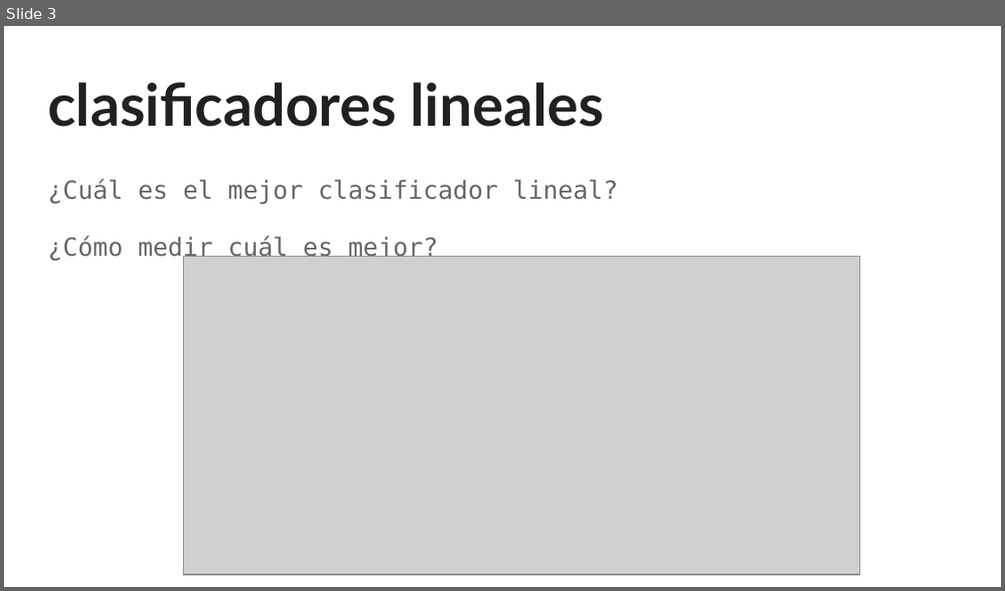
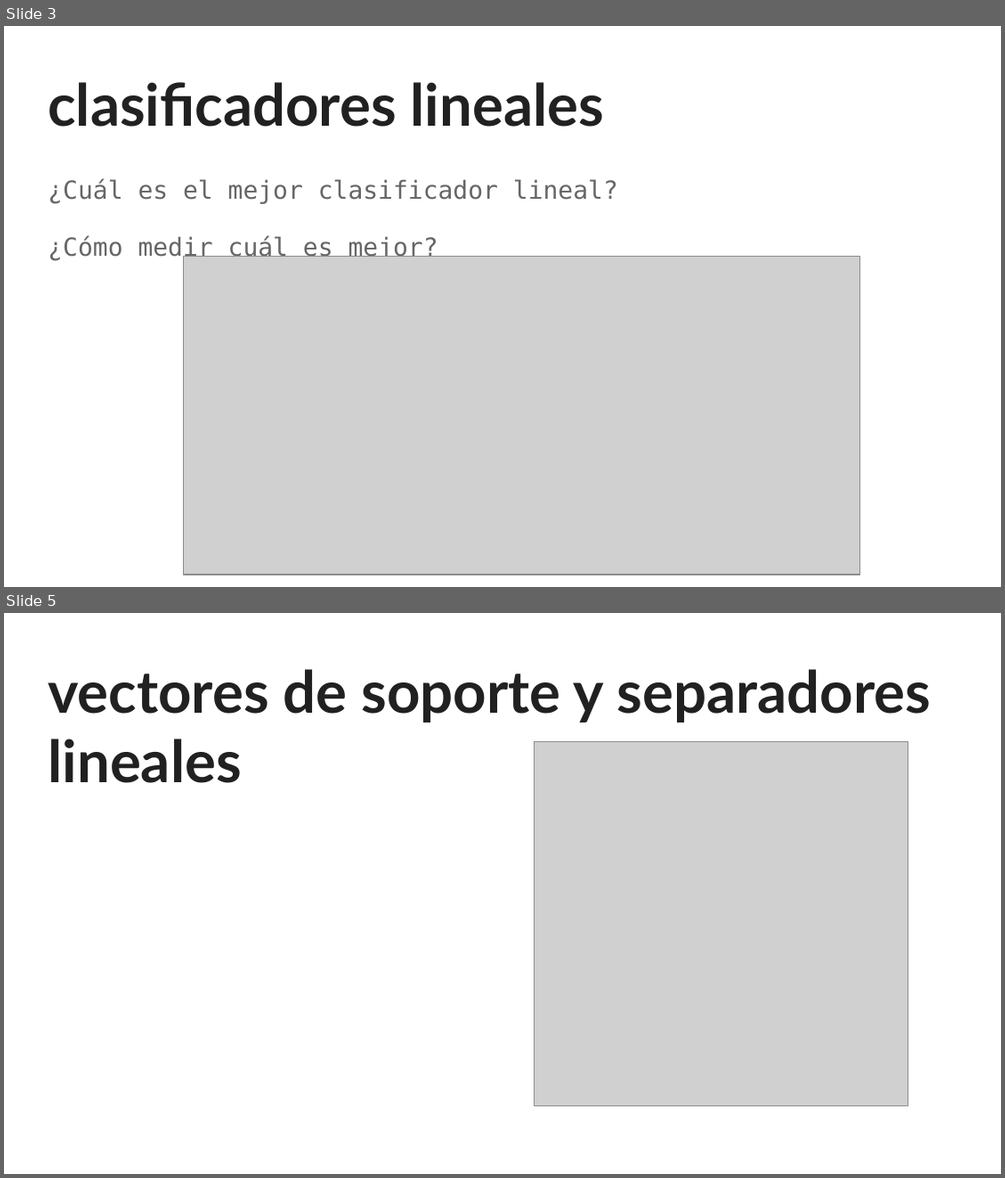
Before and after one commit to sainosmichelle/sainosmichelle.github.io, a slide deck: assets/files/Tema6/svm/6.7 SVM.pptx. Shown one above the other, each under a label of ours: slide 3 before the commit, slides 3 and 5 after it; the slides between them are not shown. The pictures are 1005x591 and 1005x1178 pixels, drawn with LibreOffice and Linux fonts; fonts in the diff are those of the drawing; grey boxes stand for pictures. Boxes give left, top, right and bottom in pixels: in the first picture for what was removed or moved away, otherwise in the second. Text is boxed around its words. In the diff, an @@ line names an element or a change of style, - is before the commit and + after.

```diff
--- a/assets/files/Tema6/svm/6.7 SVM.pptx
+++ b/assets/files/Tema6/svm/6.7 SVM.pptx
@@ slide 5 added at bbox=[4, 613, 1001, 1174], background #FFFFFF @@
@@ title added at bbox=[48, 669, 930, 783], 42 pt, text #212121, bold @@
+vectores de soporte y separadores lineales
@@ picture added at bbox=[534, 741, 908, 1105] @@
```
Also in this commit, not shown: 3 slides changed, 9 other files.
